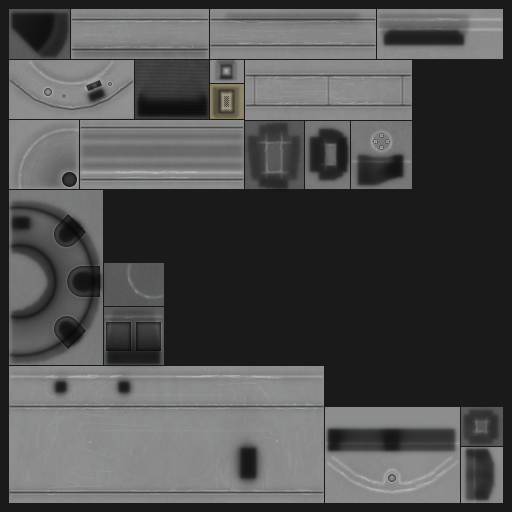
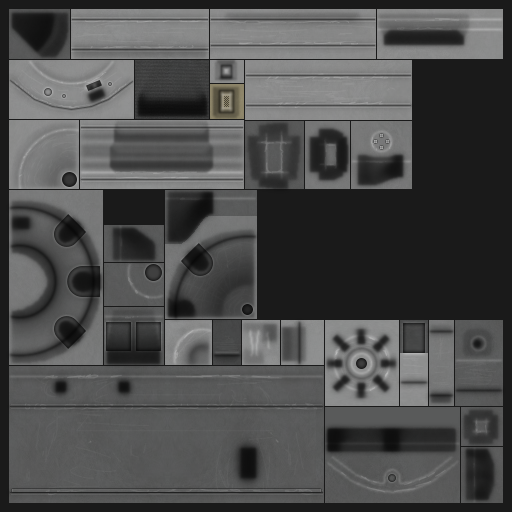
Layers edited between the first and the second 512 × 512 image:
painted on "ao 2" over (98, 187, 500, 459)
painted on "ao 1" over (103, 120, 495, 454)
painted on "high 2" over (42, 197, 476, 493)
painted on "high 1" over (9, 196, 503, 503)
added layer "low 4" (50%) in group "ports" over (339, 341, 384, 386)
added layer "low 3" (50%) in group "ports" over (343, 345, 380, 382)
painted on "low 2" over (167, 228, 504, 404)
painted on "low 1" over (172, 233, 504, 399)
added layer "d12" in group "ports" over (242, 304, 253, 315)
added layer "d11" (1st of 2, in "ports") in group "ports" over (145, 264, 162, 281)
added layer "d10" in group "ports" over (356, 358, 367, 369)
removed group "d1" (1st of 2, in "ports") (2 layers) (was 20%) from group "ports" over (252, 75, 406, 106)
removed layer "d1" (2nd of 2, in "ports" › "d1") from group "d1" over (252, 75, 406, 106)
removed layer "d1 high" (was 50%) from group "d1" over (252, 76, 405, 105)
painted on "b higher" over (24, 264, 318, 496)
painted on "b high" over (10, 404, 324, 495)
painted on "b grime 2" over (26, 234, 500, 493)
painted on "wear" over (104, 190, 503, 406)
painted on "b" (4th of 4) over (9, 190, 503, 503)
